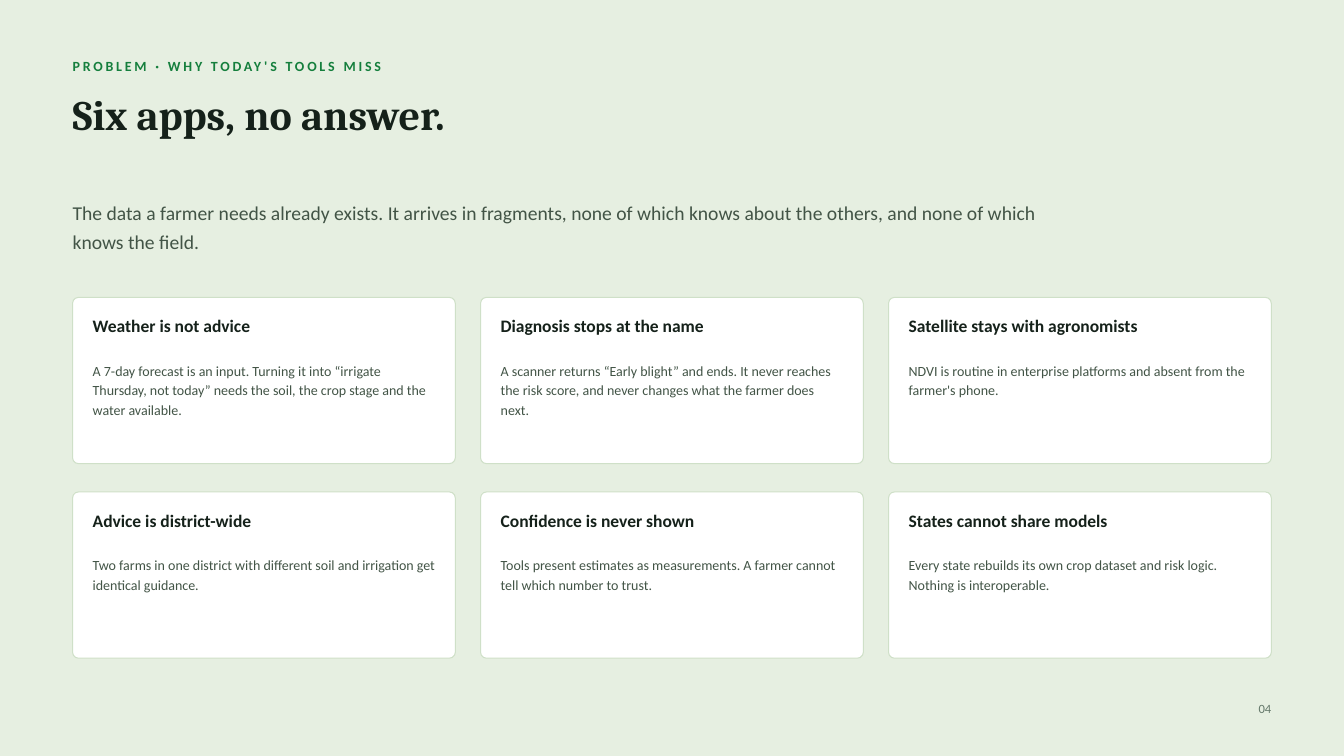
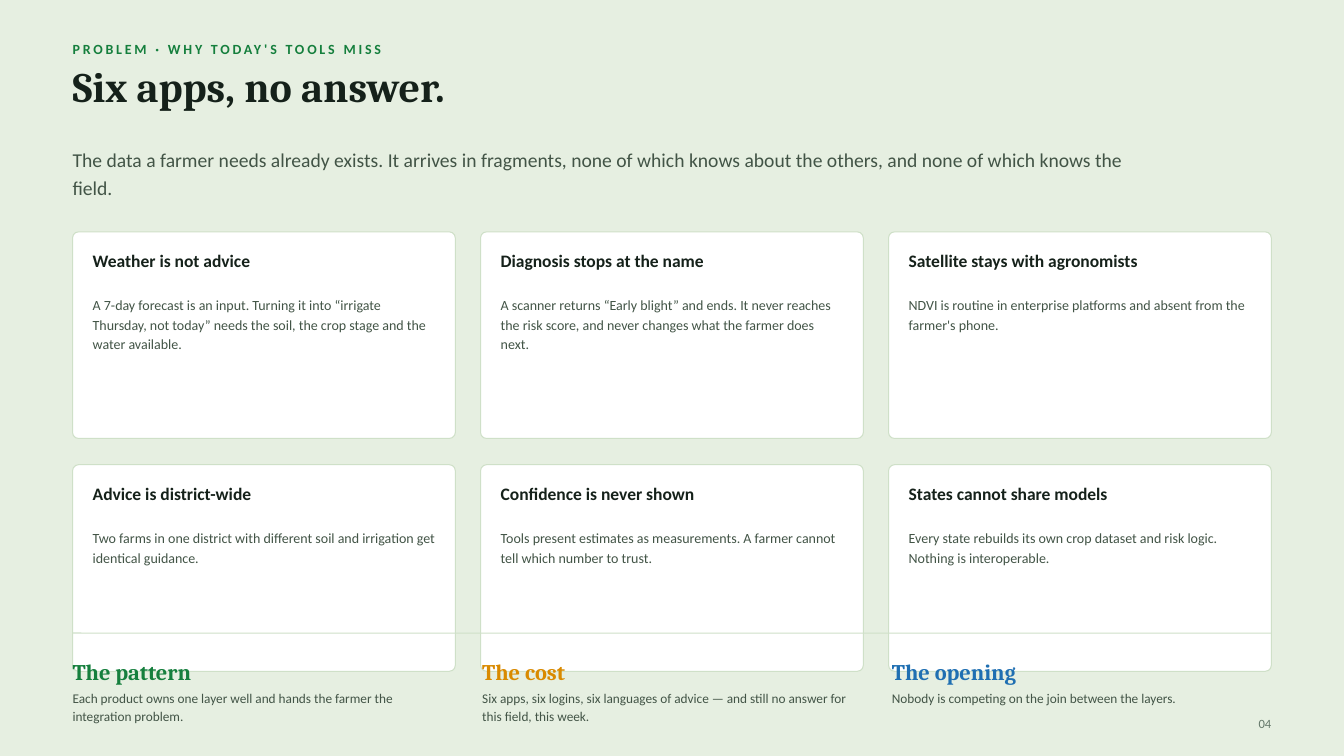
Before and after one commit to AkshatSharmaXD/AgriMitra-Climate, a slide deck: slide 4 of docs/AgriMitra-Climate-Deck.pptx. Drawn at 1344x756 pixels with LibreOffice and Linux fonts; fonts in the diff are those of the drawing. Boxes give left, top, right and bottom in pixels: in the first picture for what was removed or moved away, otherwise in the second. Text is boxed around its words. In the diff, an @@ line names an element or a change of style, - is before the commit and + after.

```diff
--- a/docs/AgriMitra-Climate-Deck.pptx
+++ b/docs/AgriMitra-Climate-Deck.pptx
@@ text "PROBLEM · WHY TODAY'S TOOLS ...": place and size @@
-text "PROBLEM · WHY TODAY'S TOOLS ..." at box(270, 62, 277, 71)
+text "PROBLEM · WHY TODAY'S TOOLS ..." at box(270, 45, 277, 54)
@@ text "Six apps, no answer.": place and size @@
-text "Six apps, no answer." at box(73, 101, 445, 139)
+text "Six apps, no answer." at box(73, 73, 445, 111)
@@ text "The data a farmer needs ..." rewrapped from box(73, 206, 1035, 249) to box(73, 153, 1122, 195) @@
@@ rounded rectangle: place and size @@
-rounded rectangle at box(73, 297, 456, 464)
+rounded rectangle at box(73, 232, 456, 439)
@@ rounded rectangle: place and size @@
-rounded rectangle at box(481, 297, 864, 464)
+rounded rectangle at box(481, 232, 864, 439)
@@ proportions changed in 6 elements at box(73, 465, 456, 671), box(481, 465, 864, 671), box(889, 465, 1272, 671), box(73, 232, 456, 439), box(481, 232, 864, 439), box(889, 232, 1272, 439) @@
@@ rounded rectangle: place and size @@
-rounded rectangle at box(889, 297, 1272, 464)
+rounded rectangle at box(889, 232, 1272, 439)
@@ 3 texts: place and size @@
-3 texts at box(93, 319, 1137, 335)
+3 texts at box(93, 254, 1137, 270)
@@ text "A 7-day forecast is an ...": place and size @@
-text "A 7-day forecast is an ..." at box(93, 366, 426, 415)
+text "A 7-day forecast is an ..." at box(93, 300, 426, 349)
@@ text "A scanner returns “Early blight” ...": place and size @@
-text "A scanner returns “Early blight” ..." at box(501, 366, 831, 415)
+text "A scanner returns “Early blight” ..." at box(501, 300, 831, 349)
@@ text "NDVI is routine in enterprise ...": place and size @@
-text "NDVI is routine in enterprise ..." at box(909, 366, 1245, 398)
+text "NDVI is routine in enterprise ..." at box(909, 300, 1245, 333)
@@ rounded rectangle: place and size @@
-rounded rectangle at box(73, 492, 456, 658)
+rounded rectangle at box(73, 465, 456, 671)
@@ rounded rectangle: place and size @@
-rounded rectangle at box(481, 492, 864, 658)
+rounded rectangle at box(481, 465, 864, 671)
@@ rounded rectangle: place and size @@
-rounded rectangle at box(889, 492, 1272, 658)
+rounded rectangle at box(889, 465, 1272, 671)
@@ 3 texts: place and size @@
-3 texts at box(93, 514, 1107, 527)
+3 texts at box(93, 487, 1107, 500)
@@ text "Two farms in one district ...": place and size @@
-text "Two farms in one district ..." at box(93, 560, 435, 593)
+text "Two farms in one district ..." at box(93, 533, 435, 566)
@@ text "Tools present estimates as measurements. ...": place and size @@
-text "Tools present estimates as measurements. ..." at box(501, 560, 835, 590)
+text "Tools present estimates as measurements. ..." at box(501, 533, 835, 563)
@@ text "Every state rebuilds its own ...": place and size @@
-text "Every state rebuilds its own ..." at box(909, 560, 1218, 593)
+text "Every state rebuilds its own ..." at box(909, 533, 1218, 566)
@@ line added from (73, 633) to (1271, 633), #CFE0C8 0.75 pt @@
@@ text added at box(73, 664, 191, 685), 16 pt, text #157F3D, bold @@
+The pattern
@@ text added at box(482, 664, 565, 680), 16 pt, text #D98A00, bold @@
+The cost
@@ text added at box(892, 664, 1016, 685), 16 pt, text #1F6FB2, bold @@
+The opening
@@ text added at box(73, 694, 393, 723), 9.5 pt, text #425446 @@
+Each product owns one layer well and hands the farmer the integration problem.
@@ text added at box(482, 694, 846, 723), 9.5 pt, text #425446 @@
+Six apps, six logins, six languages of advice — and still no answer for this field, this week.
@@ text added at box(892, 694, 1176, 706), 9.5 pt, text #425446 @@
+Nobody is competing on the join between the layers.
@@ text "04": place and size @@
-text "04" at box(1259, 705, 1272, 713)
+text "04" at box(1259, 720, 1272, 728)
```
Also in this commit, not shown: 12 other slides changed, 6 slides added, 2 other files.
